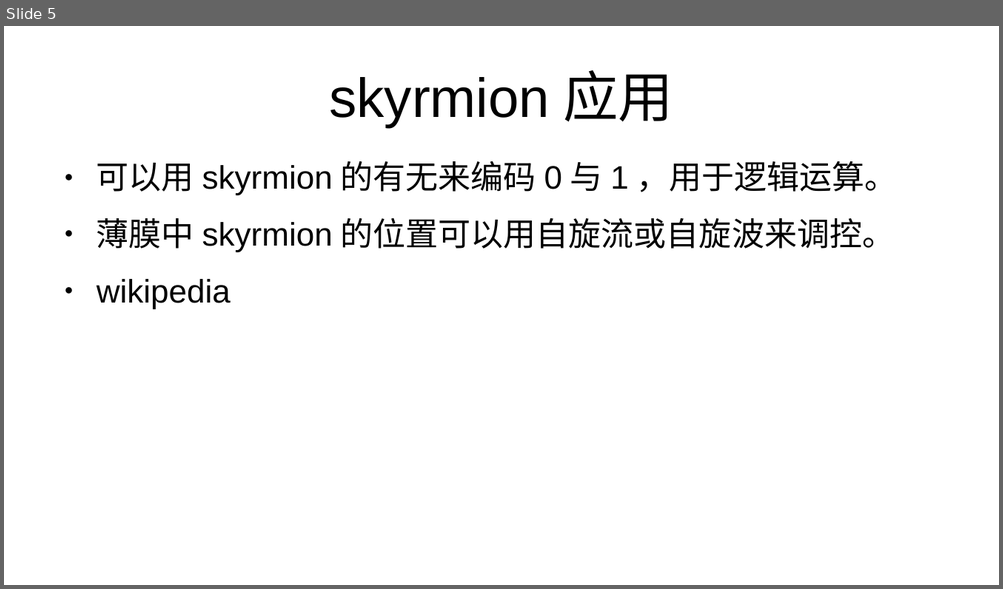
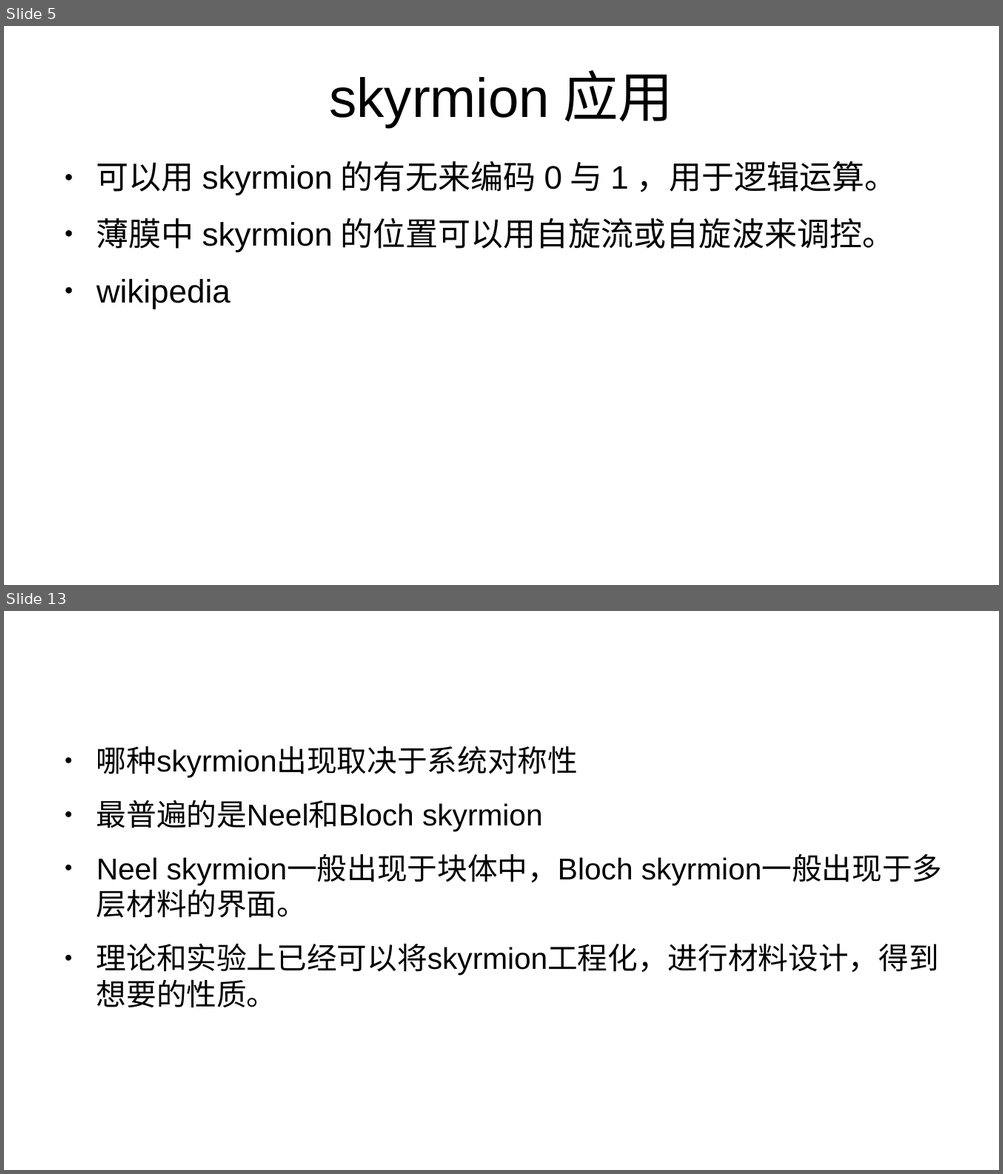
Before and after one commit to GoldenRaven/reference_reading, a slide deck: skyrmion.odp. Shown one above the other, each under a label of ours: slide 5 before the commit, slides 5 and 13 after it; the slides between them are not shown. The pictures are 1003x589 and 1003x1174 pixels, drawn with LibreOffice and Linux fonts; fonts in the diff are those of the drawing. Boxes give left, top, right and bottom in pixels: in the first picture for what was removed or moved away, otherwise in the second. Text is boxed around its words. In the diff, an @@ line names an element or a change of style, - is before the commit and + after.

Commit message:
feat: add in skyrmion

```diff
--- a/skyrmion.odp
+++ b/skyrmion.odp
@@ slide 13 added at (4, 611, 999, 1170), background #FFFFFF @@
@@ text added at (96, 746, 939, 1008), 24 pt, text #000000 @@
+● 哪种skyrmion出现取决于系统对称性
+● 最普遍的是Neel和Bloch skyrmion
+● Neel skyrmion一般出现于块体中，Bloch skyrmion一般出现于多层材料的界面。
+● 理论和实验上已经可以将skyrmion工程化，进行材料设计，得到想要的性质。
```
Also in this commit, not shown: 9 other slides added.
